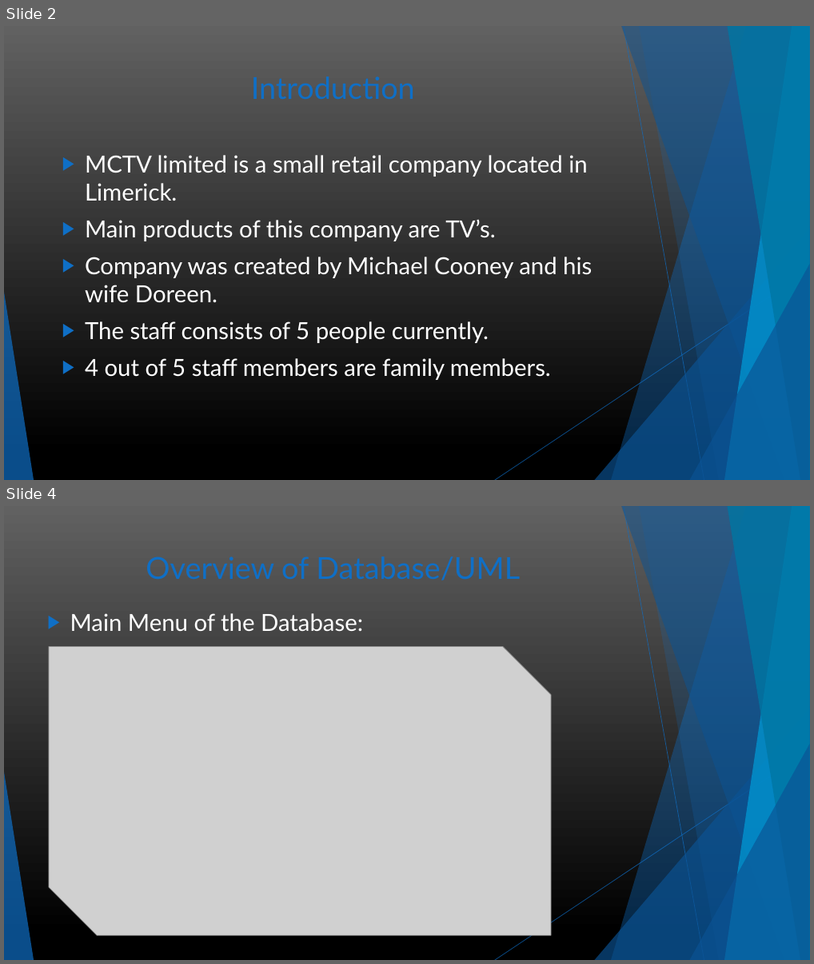
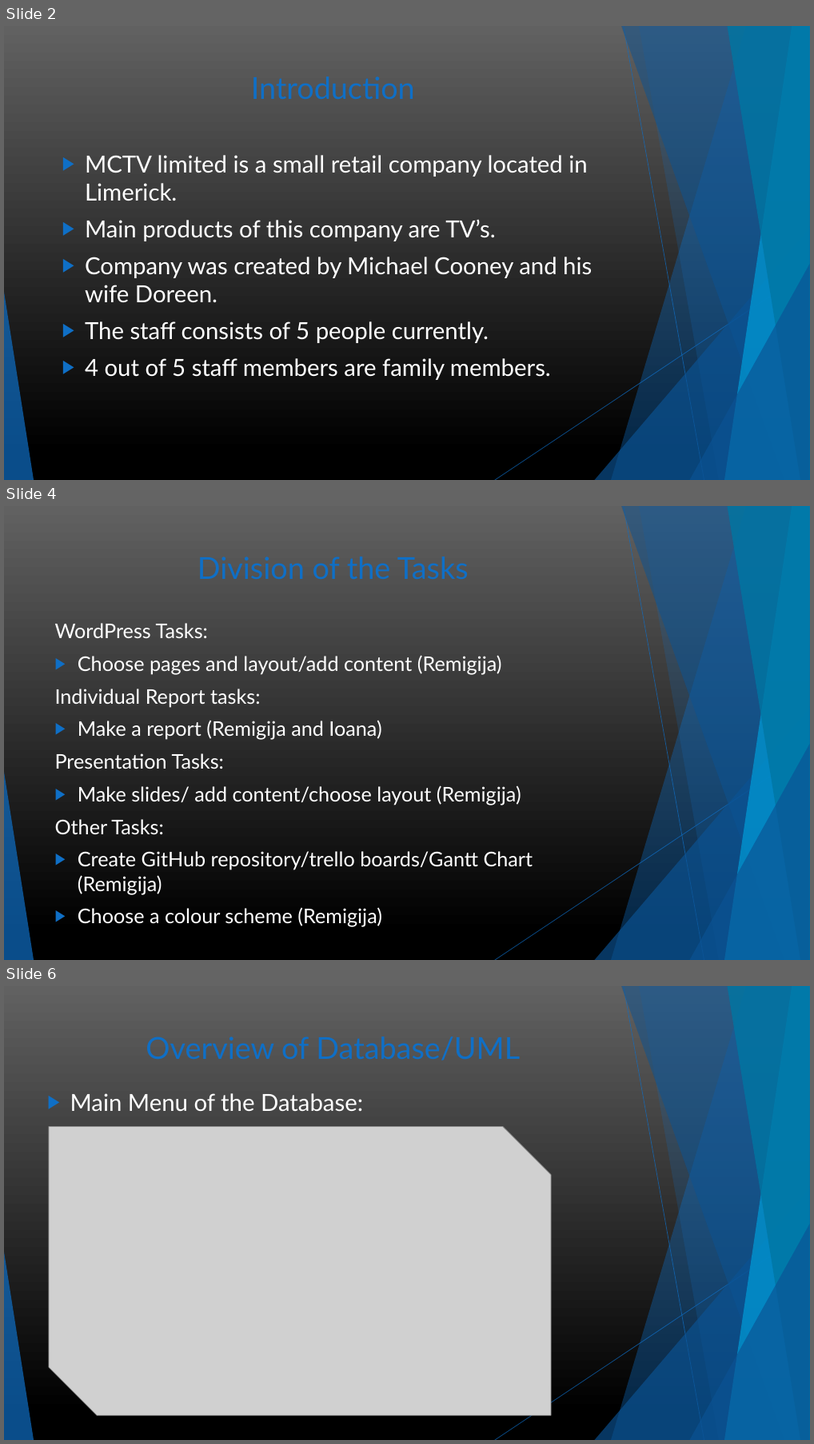
Before and after one commit to RemIgiYa/Project, a slide deck: MCTV Limited presentation.pptx. Shown one above the other, each under a label of ours: slides 2 and 4 before the commit, slides 2, 4 and 6 after it; the slides between them are not shown. The pictures are 814x964 and 814x1444 pixels, drawn with LibreOffice and Linux fonts; fonts in the diff are those of the drawing; grey boxes stand for pictures. Boxes give left, top, right and bottom in pixels: in the first picture for what was removed or moved away, otherwise in the second. Text is boxed around its words. In the diff, an @@ line names an element or a change of style, - is before the commit and + after.

```diff
--- a/MCTV Limited presentation.pptx
+++ b/MCTV Limited presentation.pptx
@@ slide 4 added at <box>4,506,810,960</box>, background gradient #616161 to #000000; not listed: 10 template elements that a slide beside it also shows @@
@@ title added at <box>198,556,469,579</box>, 36 pt, text #0F6FC6 @@
+Division of the Tasks
@@ text added at <box>55,623,534,927</box>, 24 pt, text #FFFFFF @@
+WordPress Tasks:
+▶ Choose pages and layout/add content (Remigija)
+Individual Report tasks:
+▶ Make a report (Remigija and Ioana)
+Presentation Tasks:
+▶ Make slides/ add content/choose layout (Remigija)
+Other Tasks:
+▶ Create GitHub repository/trello boards/Gantt Chart (Remigija)
+▶ Choose a colour scheme (Remigija)
@@ what was slide 4 is now slide 6 @@
```
Also in this commit, not shown: 1 slide changed, 1 other slide added.
